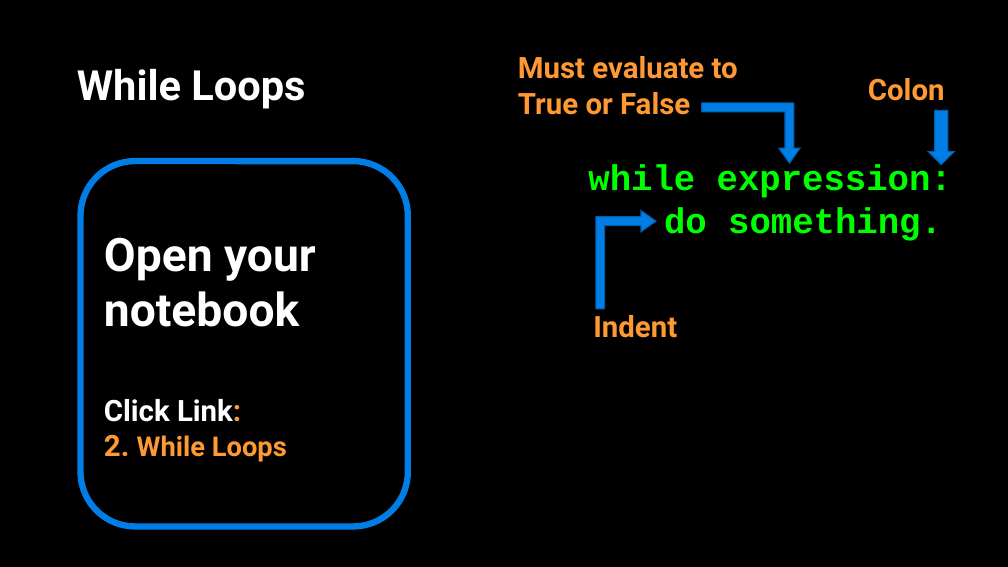
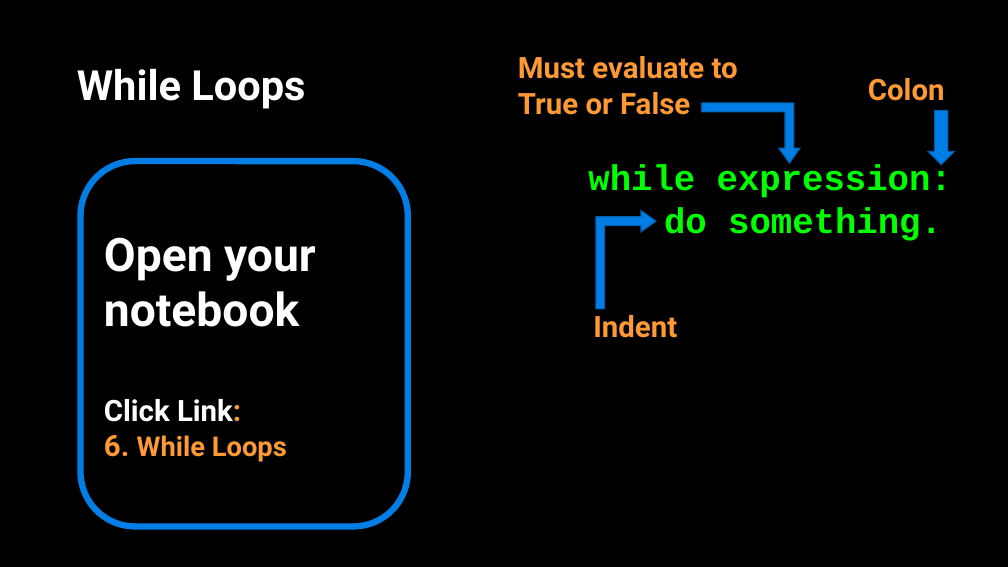
Before and after one commit to APS106/APS106-winter-2023-kinsella-goodfellow, a slide deck: slide 64 of lectures/week4/lecture1/slides/week4_lecture1.pptx (slide 15 before the commit). Drawn at 1008x567 pixels with LibreOffice and Linux fonts; fonts in the diff are those of the drawing; background and template pictures are left out. Boxes give left, top, right and bottom in pixels: in the first picture for what was removed or moved away, otherwise in the second. Text is boxed around its words. In the diff, an @@ line names an element or a change of style, - is before the commit and + after.

```diff
--- a/lectures/week4/lecture1/slides/week4_lecture1.pptx
+++ b/lectures/week4/lecture1/slides/week4_lecture1.pptx
@@ text in rounded rectangle at [104, 435, 287, 462]: text changed @@
-2. While Loops
+6. While Loops
```
Also in this commit, not shown: 17 other slides changed, 48 slides added, 7 slides removed, 11 other files.
